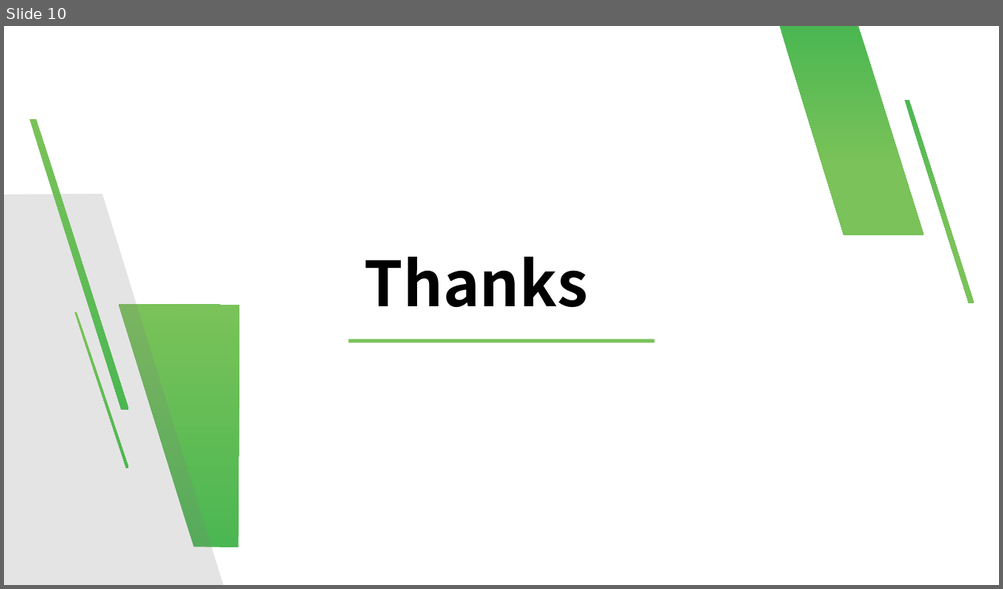
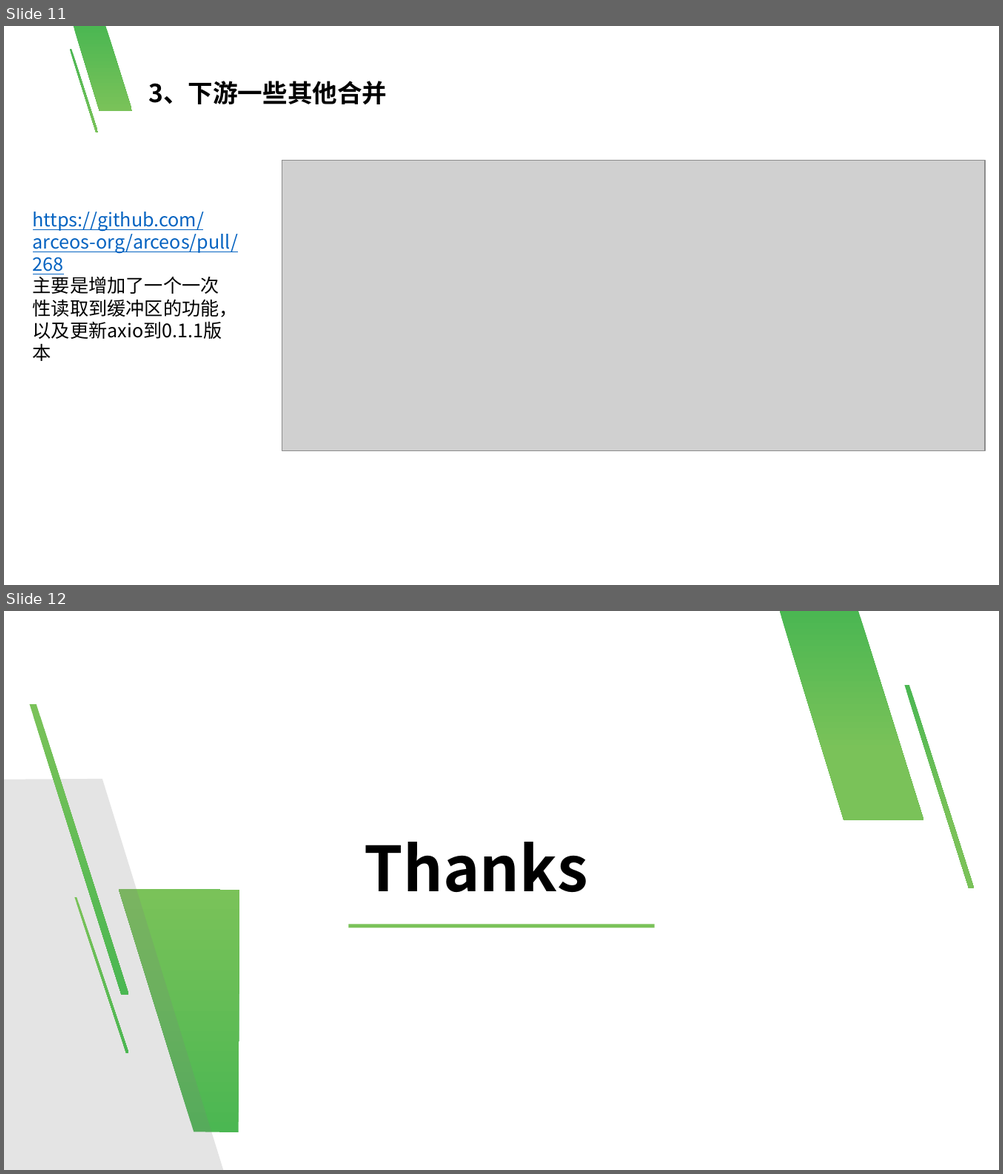
Before and after one commit to numpy1314/arceos-stage4-blog, a slide deck: 谢祖钧阶段四总结(1).pptx. Shown one above the other, each under a label of ours: slide 10 before the commit, slides 11 and 12 after it. The pictures are 1003x589 and 1003x1174 pixels, drawn with LibreOffice and Linux fonts; fonts in the diff are those of the drawing; grey boxes stand for pictures; background and template pictures are left out. Boxes give left, top, right and bottom in pixels: in the first picture for what was removed or moved away, otherwise in the second. Text is boxed around its words. In the diff, an @@ line names an element or a change of style, - is before the commit and + after.

```diff
--- a/谢祖钧阶段四总结(1).pptx
+++ b/谢祖钧阶段四总结(1).pptx
@@ slide 11 added at (4,26,999,585), background #FFFFFF @@
@@ freeform shape added at (74,26,132,111), fill gradient #4BB752 to #7AC259 @@
@@ freeform shape added at (70,49,98,133), fill gradient #4BB752 to #7AC259 @@
@@ text added at (148,81,387,104), 24 pt, text #000000, bold @@
+3、下游一些其他合并
@@ picture added at (282,160,985,452) @@
@@ text added at (33,212,238,275), 18 pt, text #0563C1, underline @@
+https://github.com/arceos-org/arceos/pull/268
@@ text added at (33,274,238,339), 18 pt, text #000000 @@
+主要是增加了一个一次性读取到缓冲区的功能，以及更新axio到0.1.1版本
@@ what was slide 10 is now slide 12 @@
```
Also in this commit, not shown: 4 slides changed, 1 other slide added.
